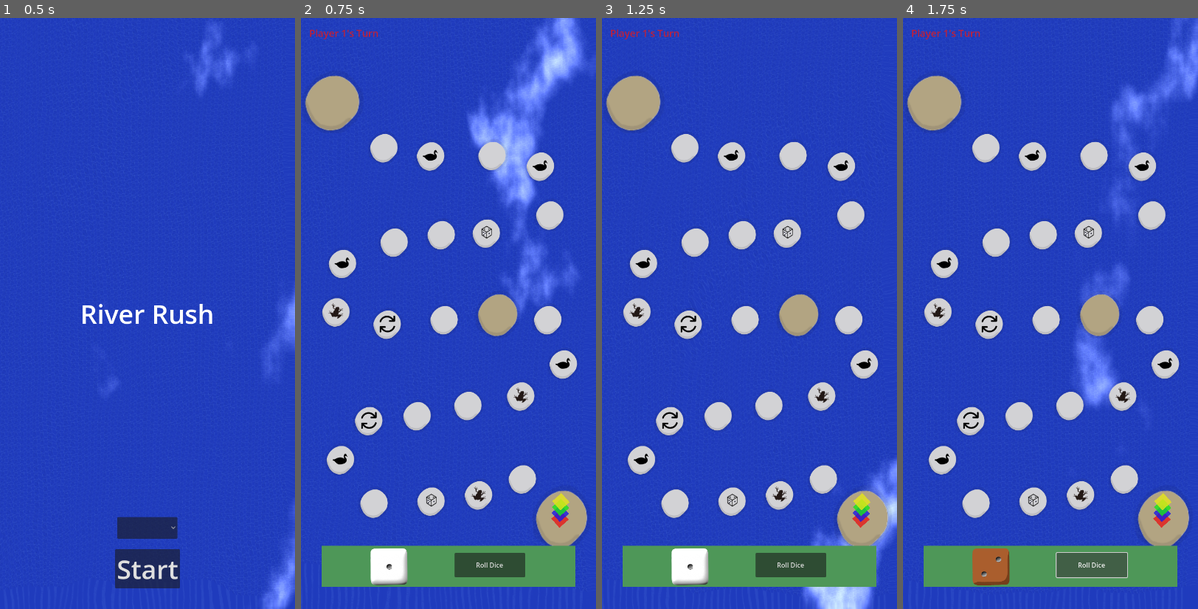
Above: before the commit, frames 1-4 (left to right).
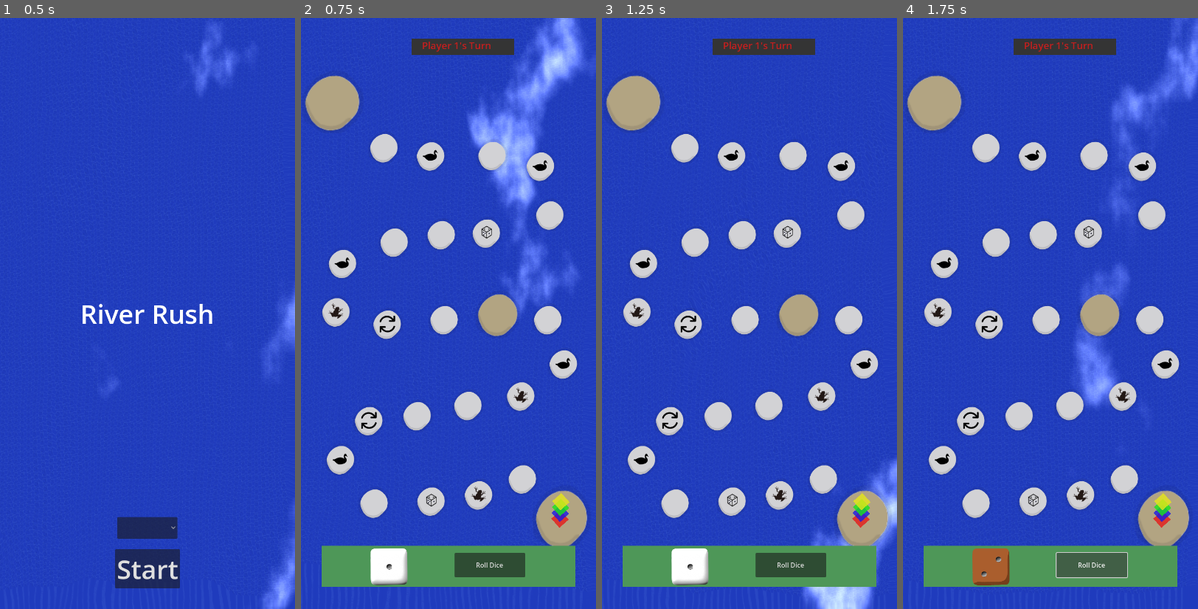
Above: after the commit, the same moments.

Repository: dcryptoniun/RiverRush-Mobile
Game: Godot game, scene res://scenes/main_menu.tscn
Two runs of this game, one before a commit and one after it. Both use one fixed random seed, a clock stepped at 60 frames per second and the inputs below. The engine's default icon, where the game draws it, is replaced by a stand-in: a white triangle on a blue panel in a dark square.
Inputs:
- Up to frame 1 (0.5 s): no input
- Up to frame 2 (0.75 s): click "Start" at 0.5 s
- Up to frame 3 (1.25 s): no input
- Up to frame 4 (1.75 s): click "Roll Dice" at 1.25 s

Frame 1 is identical in both runs. In frame 2, 1.1% of the frame differs, in the area x 3-73%, y 1-7%; in frame 3, 1.1%; in frame 4, 1.1%.

Commit message:
refactor(game_board): use scene-based player turn label
Instead of programmatically creating the player turn label, the label is now defined in the scene and referenced in the script. This improves maintainability by centralizing UI elements in the scene file and reduces redundant code in the script.

Diff:
--- a/scenes/game_board.tscn
+++ b/scenes/game_board.tscn
@@ -306,4 +306,24 @@
 position = Vector2(632, 1221)
 rotation = -2.30305
 
+[node name="CanvasLayer" type="CanvasLayer" parent="."]
+
+[node name="ColorRect" type="ColorRect" parent="CanvasLayer"]
+offset_left = 270.0
+offset_top = 50.0
+offset_right = 520.0
+offset_bottom = 90.0
+color = Color(0.205117, 0.205117, 0.205117, 1)
+
+[node name="PlayerTurnLabel" type="Label" parent="CanvasLayer/ColorRect"]
+unique_name_in_owner = true
+offset_left = 25.0
+offset_right = 195.0
+offset_bottom = 34.0
+size_flags_horizontal = 4
+size_flags_vertical = 0
+theme_override_colors/font_color = Color(0.9, 0.1, 0.1, 0.8)
+theme_override_font_sizes/font_size = 24
+text = "Player 1's Turn"
+
 [connection signal="pressed" from="MarginContainer/DiceContainer/RollButton" to="." method="roll_dice"]
--- a/scripts/game_board.gd
+++ b/scripts/game_board.gd
@@ -209,13 +209,12 @@
 
 # Function to create player placeholders
 func create_player():
-	# Create a Label to display current player's turn
-	player_turn_label = Label.new()
+	# Get reference to the player turn label in the scene
+	player_turn_label = %PlayerTurnLabel
+
+	# Set initial text and color for player 1
 	player_turn_label.text = "Player 1's Turn"
 	player_turn_label.add_theme_color_override("font_color", player_colors[0])
-	player_turn_label.add_theme_font_size_override("font_size", 24)
-	player_turn_label.position = Vector2(20, 20)
-	add_child(player_turn_label)
 
 	# Create all four players
 	for i in range(4):
